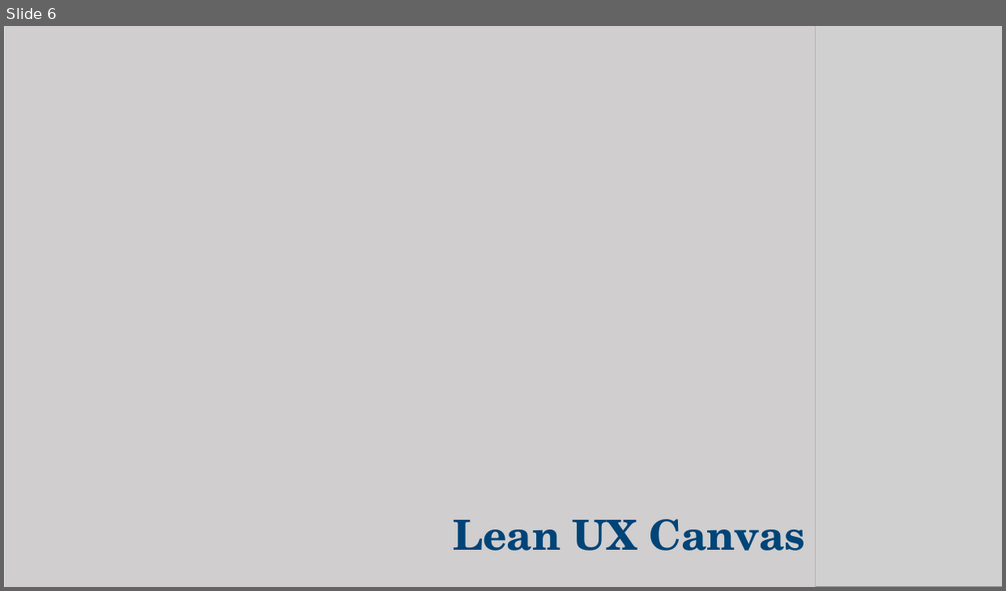
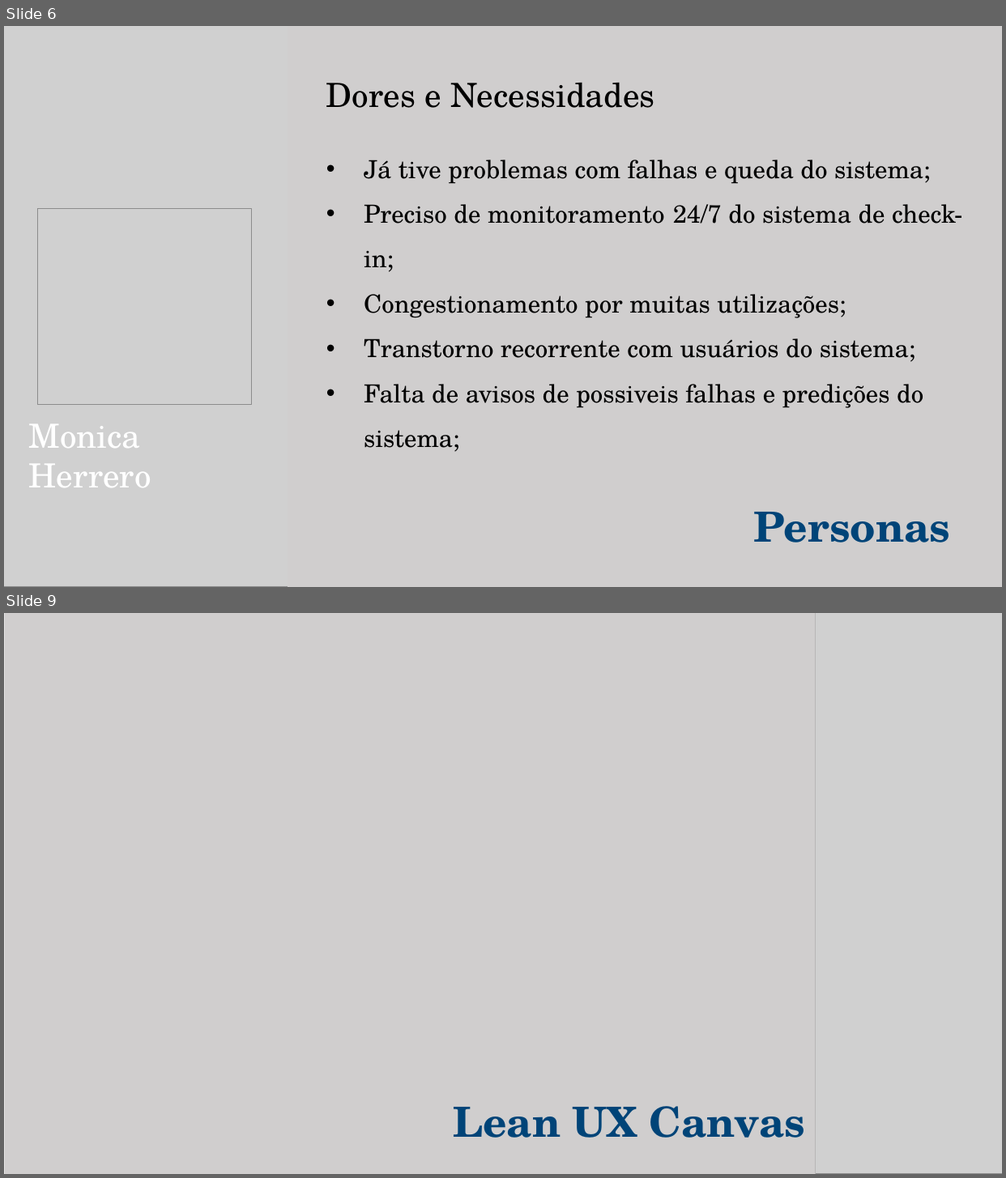
Before and after one commit to Nicolas-Gonzaga/ekranSystem, a slide deck: Gabriela/Documentação/Modelo de Apresentação - eKran 1.pptx. Shown one above the other, each under a label of ours: slide 6 before the commit, slides 6 and 9 after it; the slides between them are not shown. The pictures are 1006x591 and 1006x1178 pixels, drawn with LibreOffice and Linux fonts; fonts in the diff are those of the drawing; grey boxes stand for pictures. Boxes give left, top, right and bottom in pixels: in the first picture for what was removed or moved away, otherwise in the second. Text is boxed around its words. In the diff, an @@ line names an element or a change of style, - is before the commit and + after.

```diff
--- a/Gabriela/Documentação/Modelo de Apresentação - eKran 1.pptx
+++ b/Gabriela/Documentação/Modelo de Apresentação - eKran 1.pptx
@@ slide 6 added at (4,26,1002,587), background #FFFFFF @@
@@ picture added at (4,26,316,587) @@
@@ rectangle added at (288,26,1002,587), fill #D0CECE @@
@@ text added at (326,82,655,108), 32 pt, text #000000 @@
+Dores e Necessidades
@@ text added at (364,160,962,408), 24 pt, text #000000 @@
+• Já tive problemas com falhas e queda do sistema;
+• Preciso de monitoramento 24/7 do sistema de check-in;
+• Congestionamento por muitas utilizações;
+• Transtorno recorrente com usuários do sistema;
+• Falta de avisos de possiveis falhas e predições do sistema;
@@ picture added at (38,209,251,404) @@
@@ text added at (28,425,151,488), 32 pt, text #FFFFFF @@
+Monica Herrero
@@ text added at (754,512,951,543), 40 pt, text #004478, bold @@
+Personas
@@ what was slide 6 is now slide 9 @@
```
Also in this commit, not shown: 6 slides changed, 5 other slides added, 4 slides removed.
